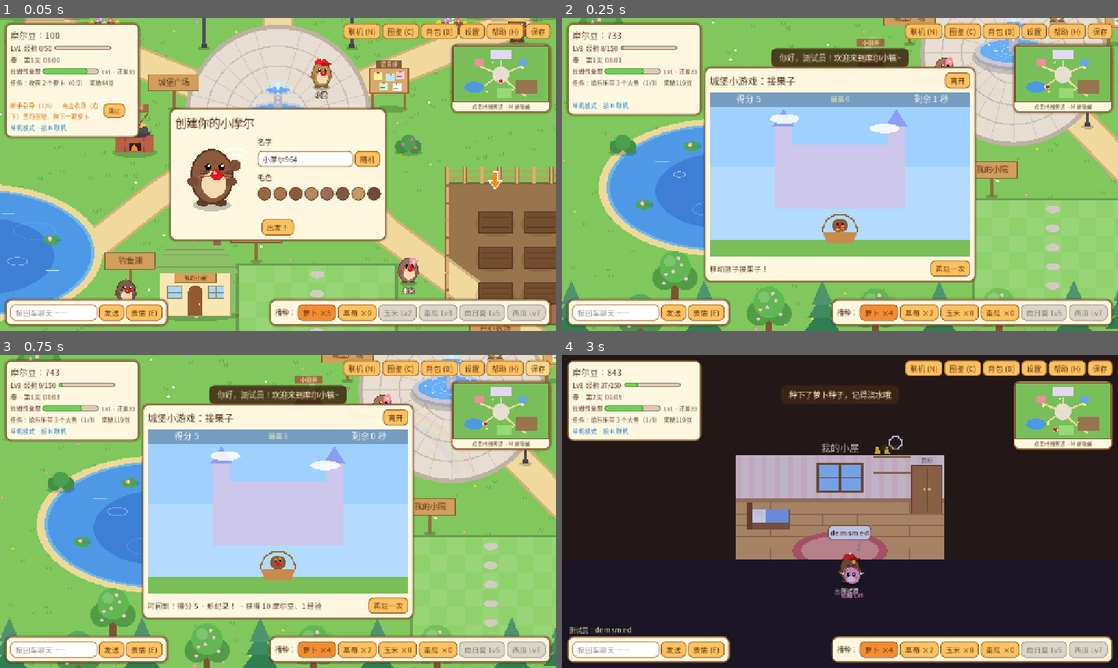
Above: before the commit, frames 1-4 (two rows, left to right).
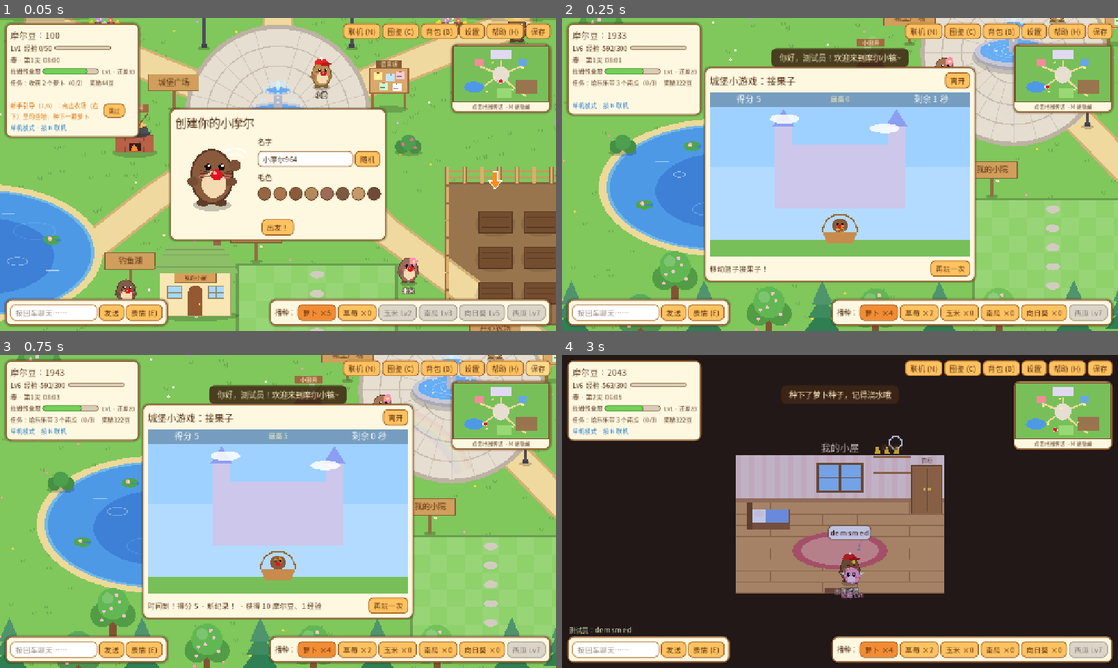
Above: after the commit, the same moments.

Repository: wangchaozhi/mole-town
Game: Godot game, scene res://tests/smoke_test.tscn
Same seed, same stepped clock (60 frames per second), same inputs: the game is played once before the commit and once after it. This scene is started directly instead of the project's main scene.
Inputs (mouse positions are in pixels of both pictures, inside the frame that each line leads up to):
- Up to frame 1 (0.05 s): no input
- Up to frame 2 (0.25 s): no input
- Up to frame 3 (0.75 s): click "保存" at 0.5 s
- Up to frame 4 (3 s): tap Enter at 1.25, 2.85 s; move the mouse to (1062, 411) at 1.27 s; hold D 1.28-2.03 s; tap E at 1.35, 2.3 s; click (1062, 411) at 1.42 s; tap Space at 1.52, 1.82, 2.27, 2.57 s; tap M at 1.55, 2.1 s; move the mouse to (728, 527) at 2.02 s; hold S 2.03-2.78 s; click (728, 527) at 2.17 s; move the mouse to (895, 442) at 2.77 s; hold D from 2.78 s (still down); click (895, 442) at 2.92 s

Frame 1 is identical in both runs. In frame 2, 0.6% of the frame differs, in the area x 3-91%, y 4-97%; in frame 3, 0.6%; in frame 4, 4.4%.

Commit message:
新增工具升级：鱼竿和自动洒水器；修正室内背景遮挡
- 商店新增「工具」页：好鱼竿（Lv3，300 豆）、金鱼竿（Lv6，800 豆，金色，更容易钓到金鱼），绿色区域更宽、标记移动更慢
- 自动洒水器（Lv5，600 豆）：装在农场中间，每 40 秒转圈喷水，给所有缺水的作物浇水
- 修正：小屋 / 城堡大厅的深色背景之前会盖到地图右边缘，现在只铺在世界范围外
- 修正：室内不能把镜头缩小到 1 倍以下，避免看到房间外面
- 冒烟测试加入工具检查

Co-Authored-By: Claude Opus 5.5 <noreply@anthropic.com>

Diff:
--- a/scripts/castle_hall.gd
+++ b/scripts/castle_hall.gd
@@ -35,7 +35,8 @@
 
 
 func _draw() -> void:
-	draw_rect(VIEW.grow(400), Color(0.14, 0.11, 0.16))
+	var bg := Rect2(VIEW.position.x - 260, VIEW.position.y - 110, VIEW.size.x + 500, VIEW.size.y + 400)  # 上边界在 y=730，不和小屋的镜头范围重叠
+	draw_rect(bg, Color(0.14, 0.11, 0.16))  # 左边界停在 x=2420，不会盖到室外
 	var wall := Rect2(ROOM.position, Vector2(ROOM.size.x, 130))
 	var floor_r := Rect2(ROOM.position + Vector2(0, 130), Vector2(ROOM.size.x, ROOM.size.y - 130))
 	# 石墙
--- a/scripts/game_state.gd
+++ b/scripts/game_state.gd
@@ -301,7 +301,7 @@
 	get_tree().call_group("plots", "store_state")
 	var data := {
 		"beans": beans, "inventory": inventory, "selected_seed": selected_seed,
-		"hat": hat, "owned_hats": owned_hats, "lahm_acc": lahm_acc, "owned_lahm_accs": owned_lahm_accs, "lahm_hunger": lahm_hunger, "lahm_exp": lahm_exp, "player_exp": player_exp, "player_level": player_level, "lahm_level": lahm_level,
+		"hat": hat, "owned_hats": owned_hats, "rod_level": rod_level, "has_sprinkler": has_sprinkler, "lahm_acc": lahm_acc, "owned_lahm_accs": owned_lahm_accs, "lahm_hunger": lahm_hunger, "lahm_exp": lahm_exp, "player_exp": player_exp, "player_level": player_level, "lahm_level": lahm_level,
 		"day": day, "minutes": minutes, "quest": quest, "quests_done": quests_done, "help_today": help_today, "tutorial_step" …(432 unchanged characters)…
 		"player_name": player_name, "body_color": body_color,
 		"plots": plots, "home": home, "board": board, "npc_affinity": npc_affinity, "npc_gift_day": npc_gift_day, "saved_at": Time.get_unix_time_from_system(),
@@ -326,6 +326,8 @@
 	selected_seed = str(data.get("selected_seed", "carrot"))
 	hat = str(data.get("hat", "none"))
 	owned_hats = data.get("owned_hats", ["none"])
+	rod_level = clampi(int(data.get("rod_level", 0)), 0, 2)
+	has_sprinkler = bool(data.get("has_sprinkler", false))
 	lahm_acc = str(data.get("lahm_acc", "none"))
 	owned_lahm_accs = data.get("owned_lahm_accs", ["none"])
 	if not LAHM_ACCS.has(lahm_acc):
@@ -494,6 +496,8 @@
 	owned_hats = ["none"]
 	lahm_acc = "none"
 	owned_lahm_accs = ["none"]
+	rod_level = 0
+	has_sprinkler = false
 	lahm_hunger = 80.0
 	lahm_exp = 0
 	lahm_level = 1
@@ -1182,3 +1186,37 @@
 	if json.parse(f.get_as_text()) != OK:
 		return null
 	return json.data if typeof(json.data) == TYPE_DICTIONARY else null
+
+
+# ---------- 工具升级 ----------
+
+const RODS := [
+	{"name": "普通鱼竿", "price": 0, "level": 1},
+	{"name": "好鱼竿", "price": 300, "level": 3},
+	{"name": "金鱼竿", "price": 800, "level": 6},
+]
+const SPRINKLER_PRICE := 600
+const SPRINKLER_LEVEL := 5
+
+signal tools_changed
+
+var rod_level := 0  # 0 普通 / 1 好鱼竿 / 2 金鱼竿
+var has_sprinkler := false
+
+
+func buy_rod(lv: int) -> bool:
+	if lv <= rod_level or lv >= RODS.size() or player_level < int(RODS[lv]["level"]):
+		return false
+	if not spend_beans(int(RODS[lv]["price"])):
+		return false
+	rod_level = lv
+	tools_changed.emit()
+	return true
+
+
+func buy_sprinkler() -> bool:
+	if has_sprinkler or player_level < SPRINKLER_LEVEL or not spend_beans(SPRINKLER_PRICE):
+		return false
+	has_sprinkler = true
+	tools_changed.emit()
+	return true
--- a/scripts/interior.gd
+++ b/scripts/interior.gd
@@ -33,7 +33,8 @@
 
 
 func _draw() -> void:
-	draw_rect(VIEW.grow(400), Color(0.18, 0.12, 0.1))  # 比镜头范围大一圈，避免露出外面的草地
+	# 背景从 x=2420 往右铺满（世界只到 2400，室外镜头看不到这里），避免露出外面的草地
+	draw_rect(Rect2(2420, -600, 2400, 3000), Color(0.18, 0.12, 0.1))
 	var wall := Rect2(ROOM.position, Vector2(ROOM.size.x, 110))
 	var floor_r := Rect2(ROOM.position + Vector2(0, 110), Vector2(ROOM.size.x, ROOM.size.y - 110))
 	# 墙纸：浅粉色竖条纹
--- a/scripts/main.gd
+++ b/scripts/main.gd
@@ -19,6 +19,7 @@
 const Interior = preload("res://scripts/interior.gd")
 const Spot = preload("res://scripts/spot.gd")
 const TutorialArrow = preload("res://scripts/tutorial_arrow.gd")
+const Sprinkler = preload("res://scripts/sprinkler.gd")
 const COTTAGE_POS := Vector2(1010, 1175)
 const INTERIOR_WALK := Rect2(3030, 320, 420, 185)
 const WORLD_WALK := Rect2(40, 150, 2320, 1210)
@@ -393,6 +394,10 @@
 
 
 func _build_farm() -> void:
+	var sp = Sprinkler.new()
+	sp.main = self
+	sp.position = Vector2(1857, 1003)
+	ysort.add_child(sp)
 	for r in 3:
 		for c in 4:
 			var plot = Plot.new()
@@ -593,7 +598,8 @@
 
 
 func set_zoom(z: float) -> void:
-	zoom_level = clampf(z, ZOOM_MIN, ZOOM_MAX)
+	# 室内镜头范围只有一屏大，不能缩小，否则会看到房间外面
+	zoom_level = clampf(z, 1.0 if inside else ZOOM_MIN, ZOOM_MAX)
 	cam.zoom = Vector2(zoom_level, zoom_level)
 
 
@@ -666,6 +672,7 @@
 	var walk: Rect2 = r["walk"]
 	player.world_rect = walk
 	_move_player(Vector2(walk.get_center().x, walk.end.y - 6))
+	set_zoom(zoom_level)
 	_set_cam(r["view"])
 	get_tree().call_group("home_spots", "queue_redraw")
 	Sfx.play("door")
--- a/scripts/mole.gd
+++ b/scripts/mole.gd
@@ -21,6 +21,7 @@
 var fishing := false
 var bite := false
 var anim_t := 0.0
+var rod_color_gold := false
 var emote := ""
 var emote_t := 0.0
 
@@ -162,7 +163,8 @@
 	if fishing:
 		var hand2 := Vector2(facing * 20.0, -26.0)
 		var tip := Vector2(facing * 64.0, -82.0)
-		draw_line(hand2, tip, Color(0.45, 0.28, 0.12), 3.0)
+		var rod_col := Color(1, 0.8, 0.2) if rod_color_gold else Color(0.45, 0.28, 0.12)
+		draw_line(hand2, tip, rod_col, 3.0)
 		var bob_p := Vector2(facing * 100.0, 4.0 + sin(anim_t * 3.0) * 2.0)
 		if bite:
 			bob_p.y += 5.0 + sin(anim_t * 25.0) * 3.0
--- a/scripts/player.gd
+++ b/scripts/player.gd
@@ -12,6 +12,8 @@
 	speed = 240.0
 	hat = GameState.hat
 	GameState.hat_changed.connect(func(): hat = GameState.hat)
+	rod_color_gold = GameState.rod_level >= 2
+	GameState.tools_changed.connect(func(): rod_color_gold = GameState.rod_level >= 2)
 	arrived.connect(_on_arrived)
 
 
--- /dev/null
+++ b/scripts/sprinkler.gd
@@ -0,0 +1,50 @@
+extends Node2D
+## 农场中间的自动洒水器（在商店「工具」里买）：每 40 秒转一圈喷水，给所有缺水的作物浇水。
+
+const D = preload("res://scripts/draw_util.gd")
+const INTERVAL := 40.0
+
+var main = null
+var timer := 5.0
+var spray := 0.0  # 喷水动画剩余时间
+var t := 0.0
+
+
+func _process(delta: float) -> void:
+	visible = GameState.has_sprinkler
+	if not visible:
+		return
+	t += delta
+	spray = maxf(0.0, spray - delta)
+	timer -= delta
+	if timer <= 0.0:
+		timer = INTERVAL
+		_water()
+	queue_redraw()
+
+
+func _water() -> void:
+	if main == null or Net.visiting != 0:
+		return
+	var n := 0
+	for p in main.plots:
+		if p.remote == null and p.crop != "" and p.growth < 1.0 and p.water_time <= 0.0:
+			p.water_time = 20.0
+			n += 1
+	if n > 0:
+		spray = 2.5
+		GameState.toast.emit("洒水器给 %d 块地浇了水" % n)
+
+
+func _draw() -> void:
+	D.ell(self, Vector2.ZERO, Vector2(12, 4), Color(0, 0, 0, 0.2))
+	draw_rect(Rect2(-3, -22, 6, 22), Color(0.55, 0.55, 0.6))
+	draw_circle(Vector2(0, -24), 6.0, Color(0.3, 0.55, 0.9))
+	var a := t * (8.0 if spray > 0.0 else 0.5)
+	draw_line(Vector2(0, -24), Vector2(0, -24) + Vector2(cos(a), sin(a) * 0.4) * 10.0, Color(0.85, 0.85, 0.9), 2.0)
+	if spray > 0.0:
+		for i in 16:
+			var ang := TAU * i / 16.0 + a
+			var k := fmod(t * 1.5 + i * 0.13, 1.0)
+			var p := Vector2(cos(ang) * 150.0 * k, sin(ang) * 80.0 * k - 24.0 - sin(k * PI) * 30.0)
+			draw_circle(p, 2.5, Color(0.6, 0.85, 1.0, 0.8 * (1.0 - k)))
--- a/scripts/ui.gd
+++ b/scripts/ui.gd
@@ -880,8 +880,10 @@
 				fish_timer = 3.5
 				fish_marker = 0.0
 				fish_dir = 1.0
-				fish_zone = Vector2(randf_range(0.15, 0.7), randf_range(0.14, 0.24))
-				fish_speed = randf_range(1.2, 2.0)
+				var rod := GameState.rod_level
+				fish_zone = Vector2(randf_range(0.15, 0.6), randf_range(0.14, 0.24) * (1.0 + 0.4 * rod))
+				fish_speed = randf_range(1.2, 2.0) * (1.0 - 0.15 * rod)
+				fish_zone.x = minf(fish_zone.x, 1.0 - fish_zone.y)
 				fish_label.text = "鱼上钩了！红色标记在绿色区域时按空格收杆！"
 				Sfx.play("bite")
 				player.bite = true
@@ -935,7 +937,12 @@
 	if info.has("season") and int(info["season"]) != GameState.season():
 		return 0  # 不是这个季节的鱼
 	var w := int(info["weight"])
-	return w * 2 if id == "gold_fish" and GameState.festival() == "fishing" else w
+	if id == "gold_fish":
+		if GameState.festival() == "fishing":
+			w *= 2
+		if GameState.rod_level >= 2:
+			w = roundi(w * 1.5)  # 金鱼竿更容易钓到金鱼
+	return w
 
 
 func _roll_fish() -> String:
--- a/scripts/ui_shop.gd
+++ b/scripts/ui_shop.gd
@@ -23,7 +23,7 @@
 	title.add_child(ui._button("关闭", hide))
 	v.add_child(title)
 	var tabs := HBoxContainer.new()
-	for t in [["买种子", "seeds"], ["卖东西", "sell"], ["帽子", "hats"], ["家具", "furniture"], ["拉姆用品", "lahm"]]:
+	for t in [["买种子", "seeds"], ["卖东西", "sell"], ["帽子", "hats"], ["家具", "furniture"], ["工具", "tools"], ["拉姆用品", "lahm"]]:
 		tabs.add_child(ui._button(t[0], set_tab.bind(t[1])))
 	v.add_child(tabs)
 	var scroll := ScrollContainer.new()
@@ -121,6 +121,23 @@
 					_row(label, [["Lv%d 解锁" % int(h.get("level", 1)), noop, true]])
 				else:
 					_row(label, [["购买并穿戴", wear.bind(id)]])
+		"tools":
+			for i in range(1, GameState.RODS.size()):
+				var r: Dictionary = GameState.RODS[i]
+				var desc := "%s   %d豆\n绿色区域更宽、标记移动更慢%s" % [r["name"], int(r["price"]), "，更容易钓到金鱼" if i == 2 else ""]
+				if GameState.rod_level >= i:
+					_row(desc, [["已拥有", noop, true]])
+				elif GameState.player_level < int(r["level"]):
+					_row(desc, [["Lv%d 解锁" % int(r["level"]), noop, true]])
+				else:
+					_row(desc, [["购买", _buy_rod.bind(i)]])
+			var sd := "自动洒水器   %d豆\n装在农场中间，每 40 秒给所有缺水的作物浇水" % GameState.SPRINKLER_PRICE
+			if GameState.has_sprinkler:
+				_row(sd, [["已安装", noop, true]])
+			elif GameState.player_level < GameState.SPRINKLER_LEVEL:
+				_row(sd, [["Lv%d 解锁" % GameState.SPRINKLER_LEVEL, noop, true]])
+			else:
+				_row(sd, [["购买", _buy_sprinkler]])
 		"furniture":
 			list.add_child(ui._label("买好的家具在背包里点「摆放」，放到农场旁边的「我的小院」里。好友串门时能看到哦！", 15))
 			for id in GameState.FURNITURE:
@@ -197,3 +214,19 @@
 		ui.show_toast("给拉姆买了%s！" % GameState.LAHM_ACCS[id]["name"])
 	GameState.set_lahm_acc(id)
 	populate()
+
+
+func _buy_rod(lv: int) -> void:
+	if GameState.buy_rod(lv):
+		ui.show_toast("买到了%s！钓鱼更轻松了" % GameState.RODS[lv]["name"])
+	else:
+		ui.show_toast("摩尔豆不够啦！")
+	populate()
+
+
+func _buy_sprinkler() -> void:
+	if GameState.buy_sprinkler():
+		ui.show_toast("自动洒水器装好了！就在农场中间")
+	else:
+		ui.show_toast("摩尔豆不够啦！")
+	populate()
--- a/tests/smoke_test.gd
+++ b/tests/smoke_test.gd
@@ -124,6 +124,11 @@
 	ui.shop.wear("red_cap")
 	check(GameState.hat == "red_cap" and p.hat == "red_cap", "买帽子并戴上")
 
+	GameState.add_exp(GameState.exp_for_level(6) - GameState.player_exp)
+	GameState.add_beans(2000)
+	check(GameState.buy_rod(1) and GameState.rod_level == 1 and not GameState.buy_rod(1), "买好鱼竿（不能重复买）")
+	check(GameState.buy_sprinkler() and GameState.has_sprinkler, "买自动洒水器")
+
 	print("[拉姆]")
 	var lahm = get_tree().get_first_node_in_group("my_lahm")
 	GameState.lahm_hunger = 30.0
@@ -154,7 +159,7 @@
 
 	print("[等级]")
 	GameState.add_exp(GameState.exp_for_level(3) - GameState.player_exp)
-	check(GameState.player_level == 3 and GameState.is_unlocked("pumpkin"), "升到 3 级解锁南瓜")
+	check(GameState.player_level >= 3 and GameState.is_unlocked("pumpkin"), "3 级以上解锁南瓜")
 
 	print("[小院]")
 	GameState.add_item("furn_pot")
Not shown, added: scripts/sprinkler.gd.uid
Not shown, changed: README.md
Not shown, changed: ROADMAP.md
